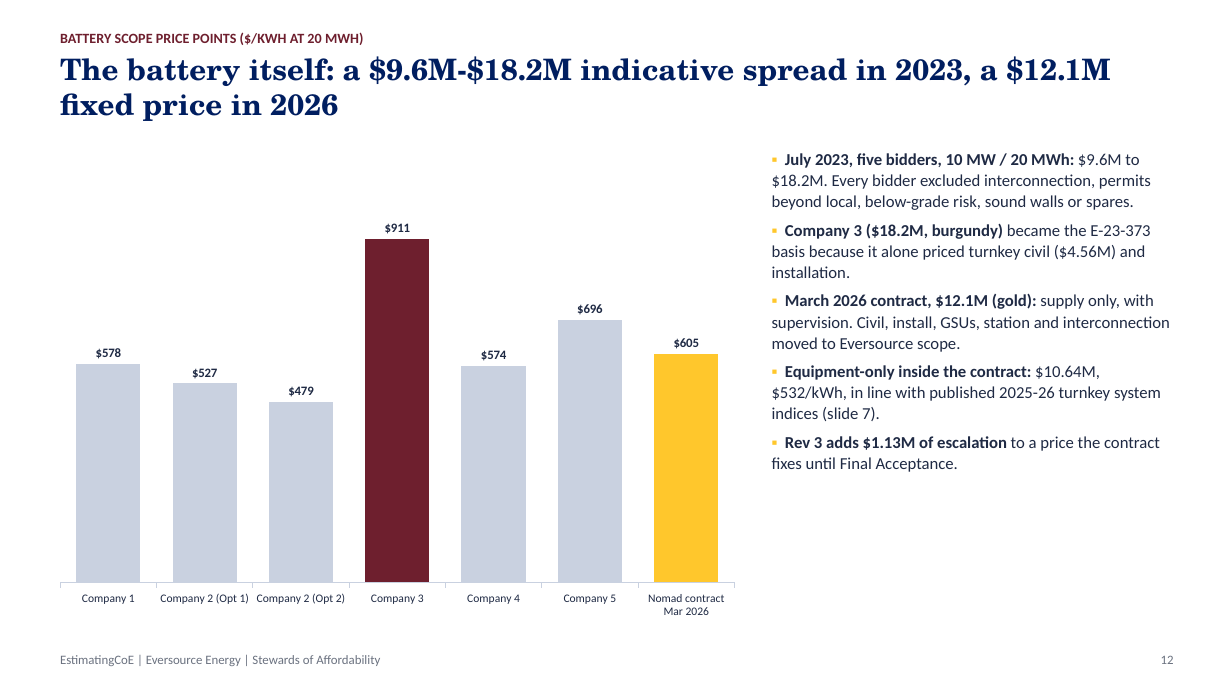
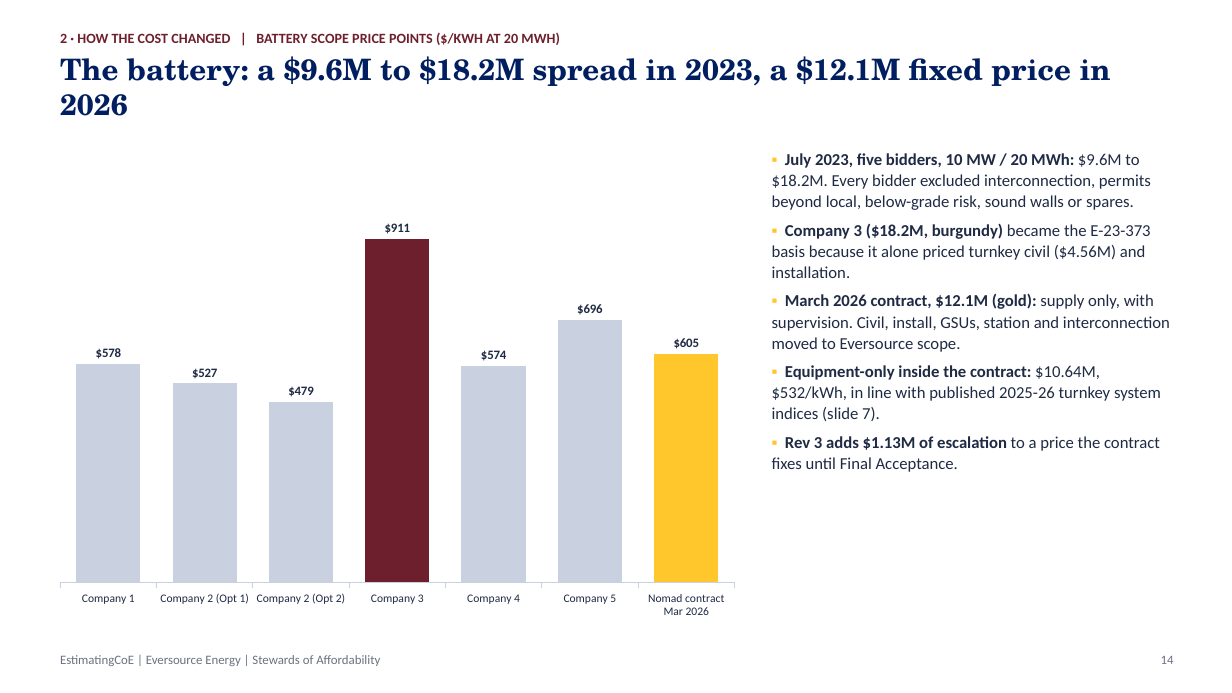
Before and after one commit to gbassaragh/BESS, a slide deck: slide 14 of Hyde Park BESS/6) Cost Analysis Deliverables/Hyde Park BESS - Cost Analysis Deck.pptx (slide 12 before the commit). Drawn at 1232x693 pixels with LibreOffice and Linux fonts; fonts in the diff are those of the drawing. Boxes give left, top, right and bottom in pixels: in the first picture for what was removed or moved away, otherwise in the second. Text is boxed around its words. In the diff, an @@ line names an element or a change of style, - is before the commit and + after.

```diff
--- a/Hyde Park BESS/6) Cost Analysis Deliverables/Hyde Park BESS - Cost Analysis Deck.pptx
+++ b/Hyde Park BESS/6) Cost Analysis Deliverables/Hyde Park BESS - Cost Analysis Deck.pptx
@@ text at (60, 56, 1111, 116): text changed @@
-The battery itself: a $9.6M-$18.2M indicative spread in 2023, a $12.1M fixed price in 2026
+The battery: a $9.6M to $18.2M spread in 2023, a $12.1M fixed price in 2026
@@ text at (60, 33, 560, 45): text changed @@
-BATTERY SCOPE PRICE POINTS ($/KWH AT 20 MWH)
+2 · HOW THE COST CHANGED | BATTERY SCOPE PRICE POINTS ($/KWH AT 20 MWH)
@@ text at (1161, 656, 1174, 664): text changed @@
-12
+14
```
Also in this commit, not shown: 20 other slides changed, 4 other files.
